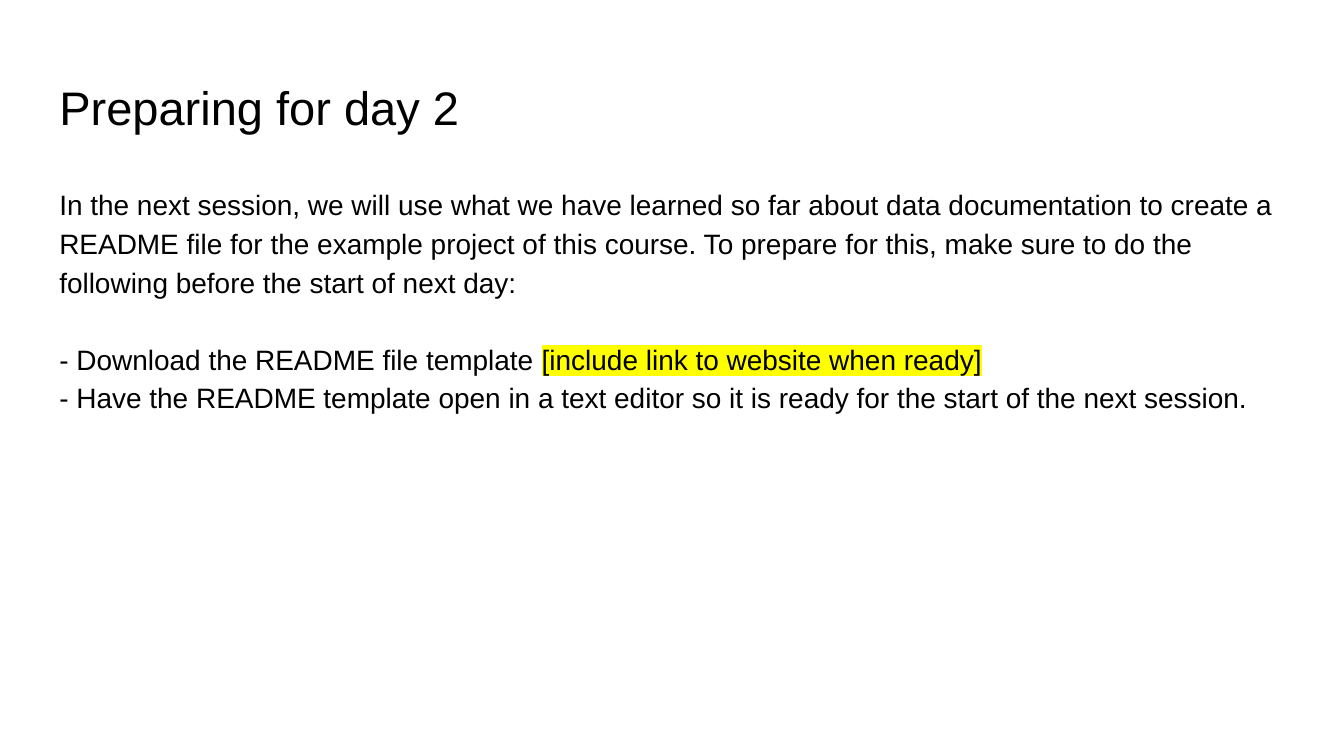
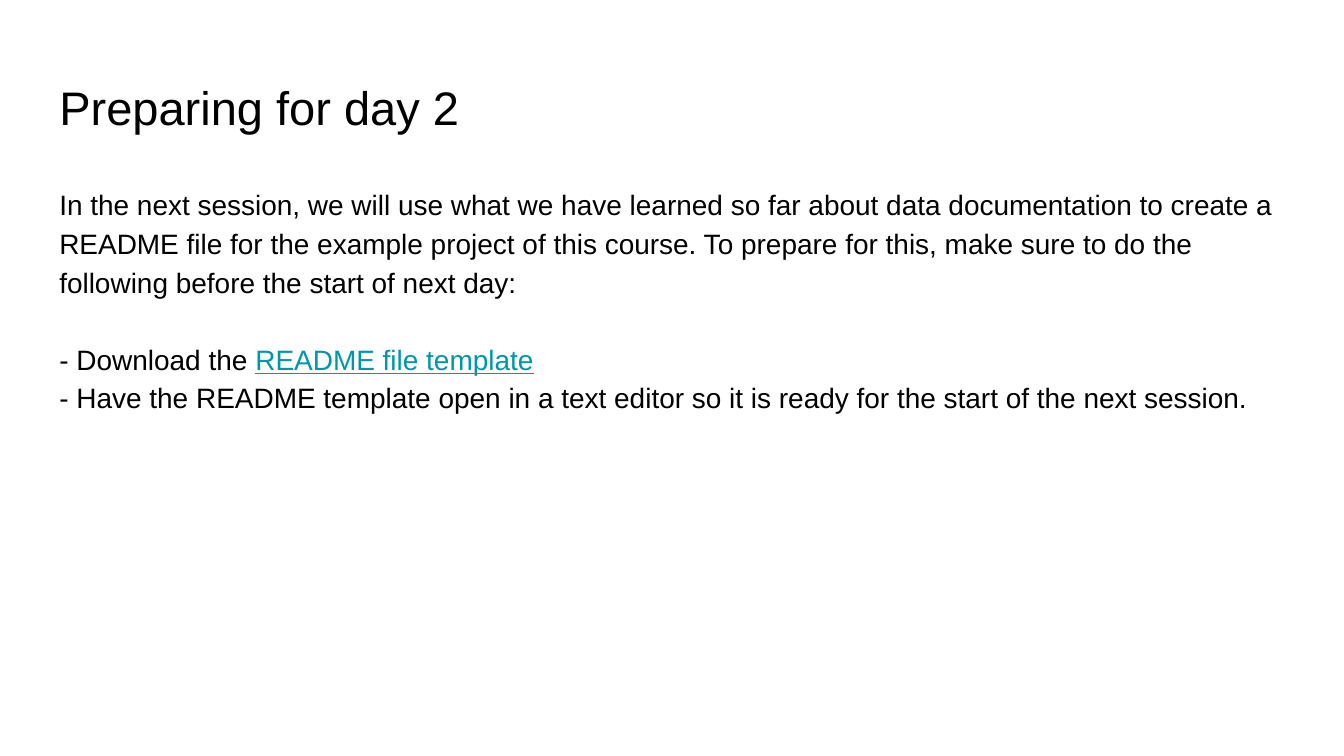
Before and after one commit to Alliance-RDM-GDR/rdm-jumpstart, a slide deck: slide 17 of qmd/Day01/files/day1-L4_Documentation.pptx. Drawn at 1344x756 pixels with LibreOffice and Linux fonts; fonts in the diff are those of the drawing. Boxes give left, top, right and bottom in pixels: in the first picture for what was removed or moved away, otherwise in the second. Text is boxed around its words. In the diff, an @@ line names an element or a change of style, - is before the commit and + after.

```diff
--- a/qmd/Day01/files/day1-L4_Documentation.pptx
+++ b/qmd/Day01/files/day1-L4_Documentation.pptx
@@ text at (76, 349, 533, 375): text changed; text colour #000000 to #0097A7 @@
-- Download the README file template [include link to website when ready]
+- Download the README file template
```
Also in this commit, not shown: 2 other slides changed, 1 other file.
